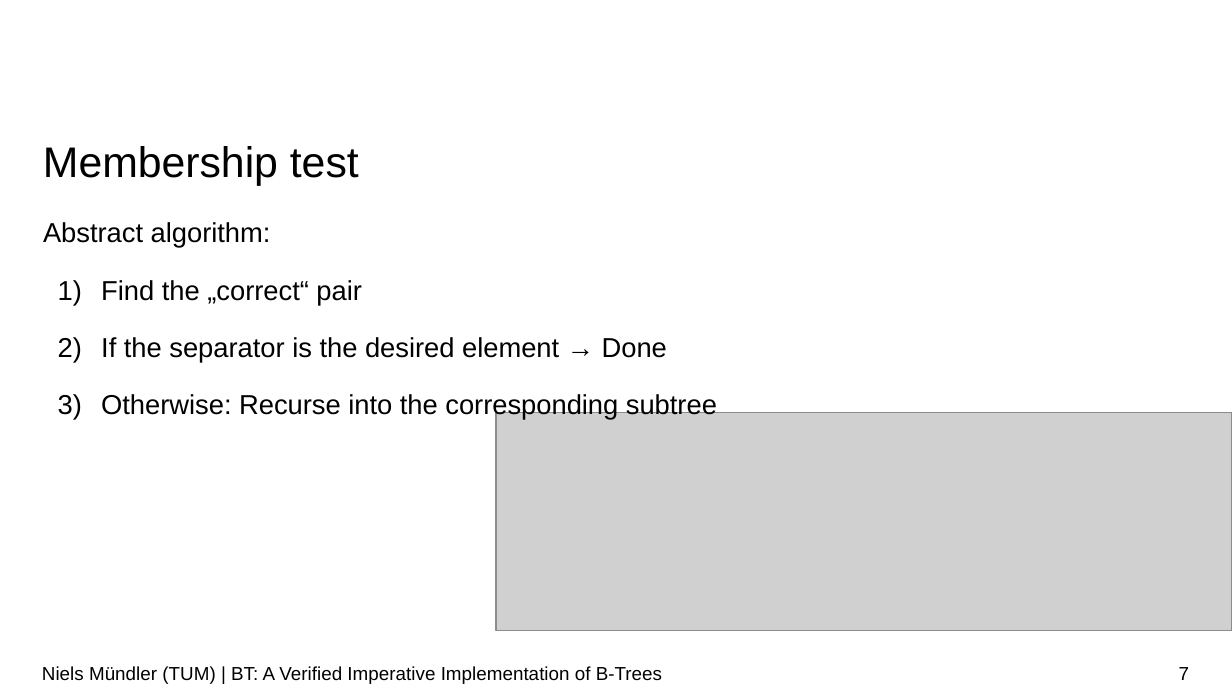
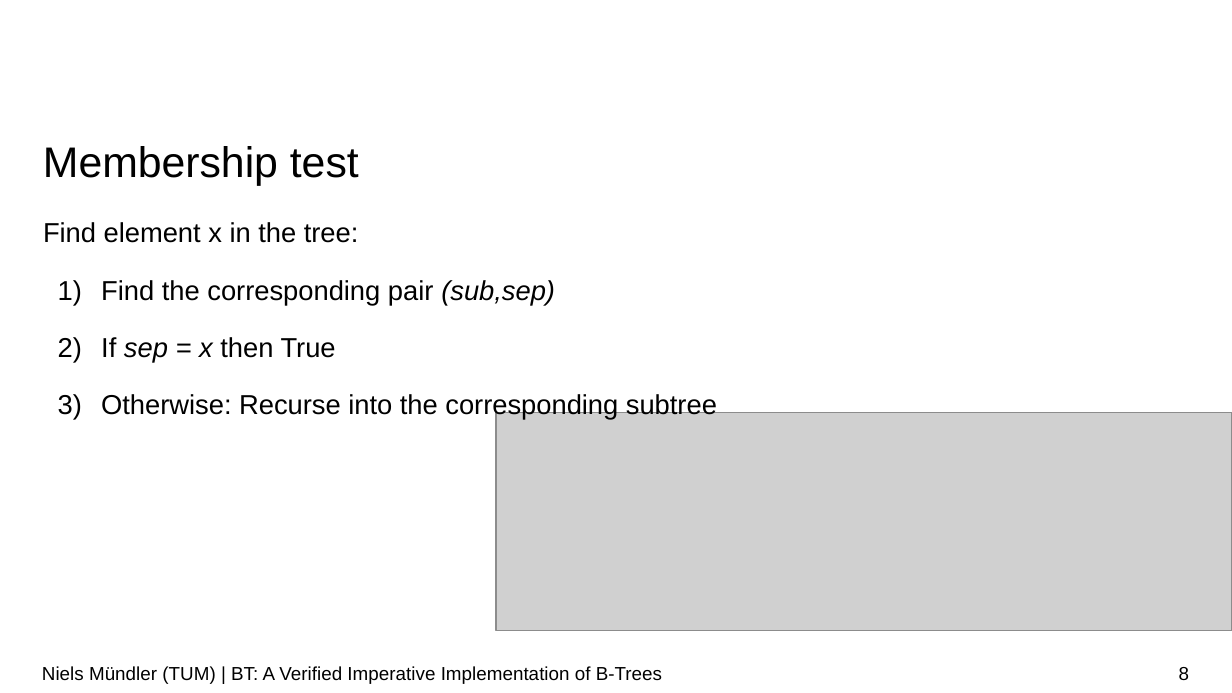
Before and after one commit to nielstron/btrees-thesis, a slide deck: slide 8 of colloqium.odp (slide 7 before the commit). Drawn at 1232x693 pixels with LibreOffice and Linux fonts; fonts in the diff are those of the drawing; grey boxes stand for pictures; background and template pictures are left out. Boxes give left, top, right and bottom in pixels: in the first picture for what was removed or moved away, otherwise in the second. Text is boxed around its words. In the diff, an @@ line names an element or a change of style, - is before the commit and + after.

```diff
--- a/colloqium.odp
+++ b/colloqium.odp
@@ text at [43, 222, 555, 362]: text changed @@
-Abstract algorithm:
-1) Find the „correct“ pair
-2) If the separator is the desired element → Done
+Find element x in the tree:
+1) Find the corresponding pair (sub,sep)
+2) If sep = x then True
@@ page number at [1179, 667, 1189, 680]: text changed @@
-7
+8
```
Also in this commit, not shown: 20 other slides changed, 5 slides added, 1 slide removed.
